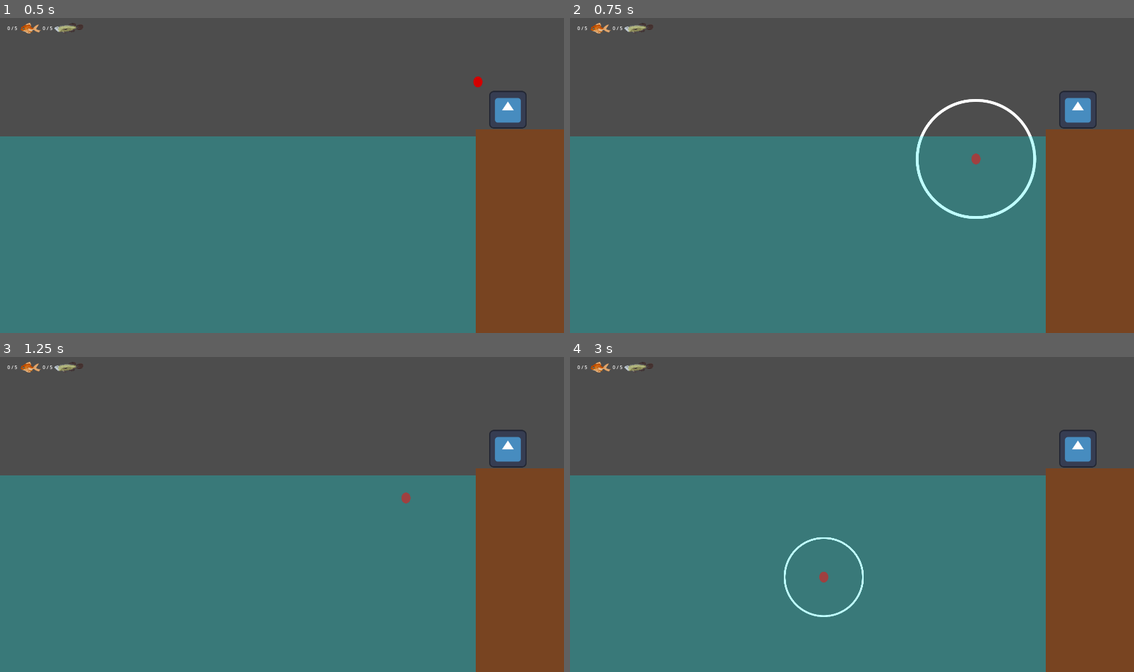
Above: before the commit, frames 1-4 (two rows, left to right).
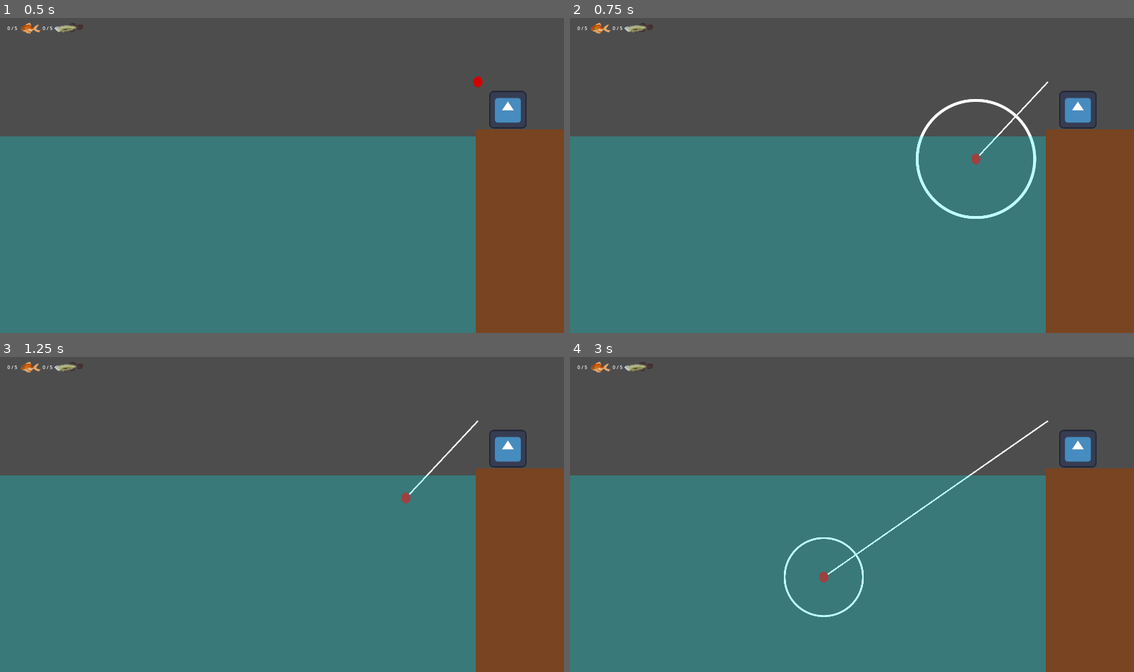
Above: after the commit, the same moments.

Repository: RajwolChapagain/Fishing-Mini-Game
Game: Godot game, scene res://main.tscn
The game is run twice, just before and just after one commit, with the same random seed, the same clock (stepped at 60 frames per second) and the same inputs. The engine's default icon, where the game draws it, is replaced by a stand-in: a white triangle on a blue panel in a dark square.
Inputs (mouse positions are in pixels of both pictures, inside the frame that each line leads up to):
- Up to frame 1 (0.5 s): no input
- Up to frame 2 (0.75 s): tap Enter at 0.5 s; move the mouse to (976, 159) at 0.52 s; press the mouse at (976, 159) at 0.53 s
- Up to frame 3 (1.25 s): no input
- Up to frame 4 (3 s): move the mouse to (739, 530) at 1.27 s; release the mouse at (739, 530) at 1.28 s; click (739, 530) at 1.35 s; tap Space at 2 s; move the mouse to (908, 445) at 2.02 s; press the mouse at (908, 445) at 2.03 s; tap Enter at 2.75 s; move the mouse to (823, 577) at 2.77 s; release the mouse at (823, 577) at 2.78 s; click (823, 577) at 2.85 s

Frame 1 is identical in both runs. In frame 2, 0.1% of the frame differs, in the area x 72-85%, y 20-44%; in frame 3, 0.1%; in frame 4, 0.2%, in the area x 45-85%, y 20-70%.

Commit message:
Add fishing line

Diff:
--- a/fisherman.gd
+++ b/fisherman.gd
@@ -16,6 +16,13 @@
 signal caught_medium_fish(medium_fish_count)
 signal caught_large_fish
 signal clicks_to_pull_changed(clicks_to_pull)
+
+func _ready():
+	$FishingLine.add_point($Marker2D.position)
+	$FishingLine.add_point($Bobber.position)
+
+func _physics_process(delta):
+	$FishingLine.points[1] = $Bobber.position
 
 func _input(event):
 	if event.is_action_pressed("throw_line"):
--- a/fisherman.tscn
+++ b/fisherman.tscn
@@ -17,6 +17,9 @@
 
 [node name="Marker2D" type="Marker2D" parent="."]
 position = Vector2(-102, -95)
+
+[node name="FishingLine" type="Line2D" parent="."]
+width = 5.0
 
 [node name="Bobber" type="Area2D" parent="."]
 position = Vector2(-102, -95)
